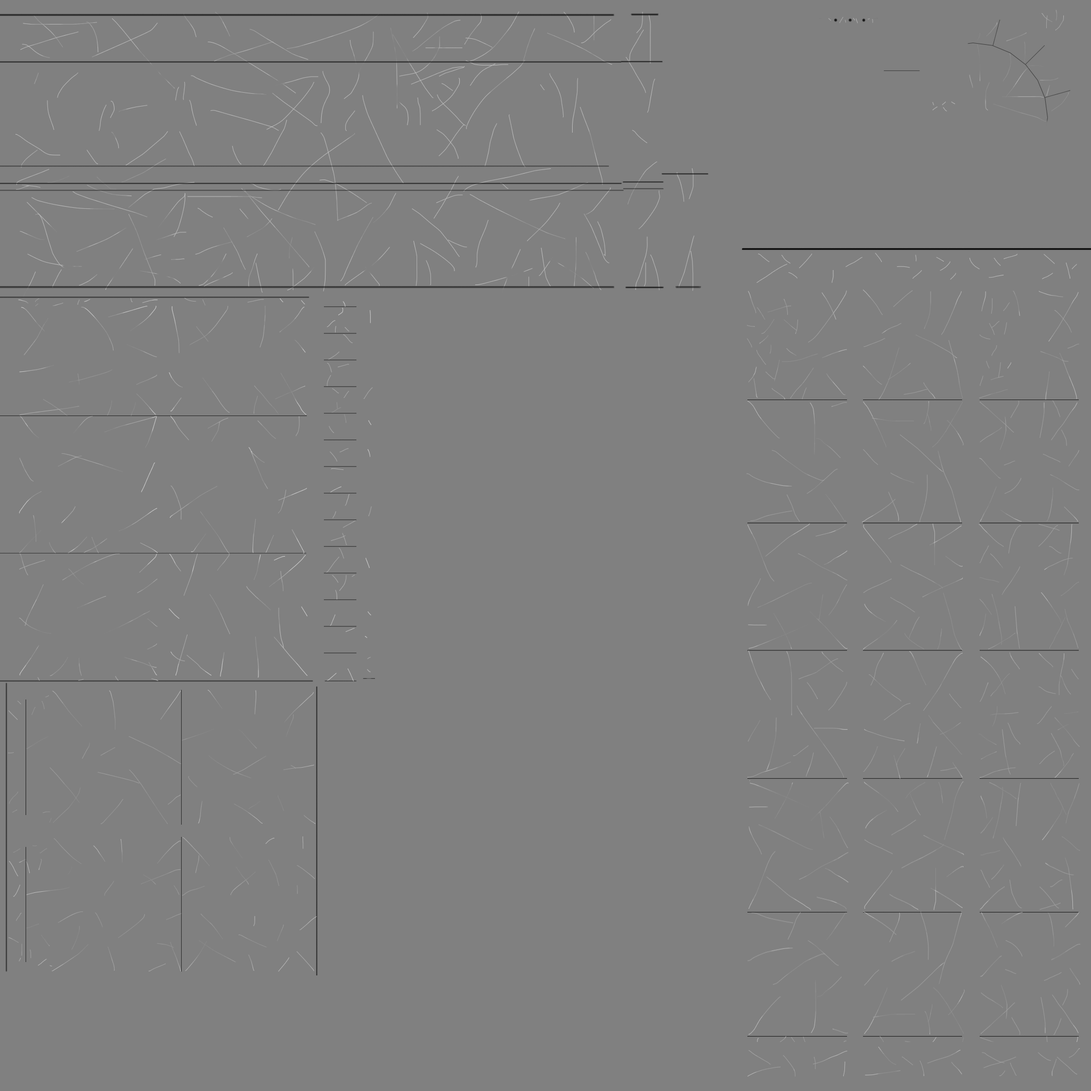
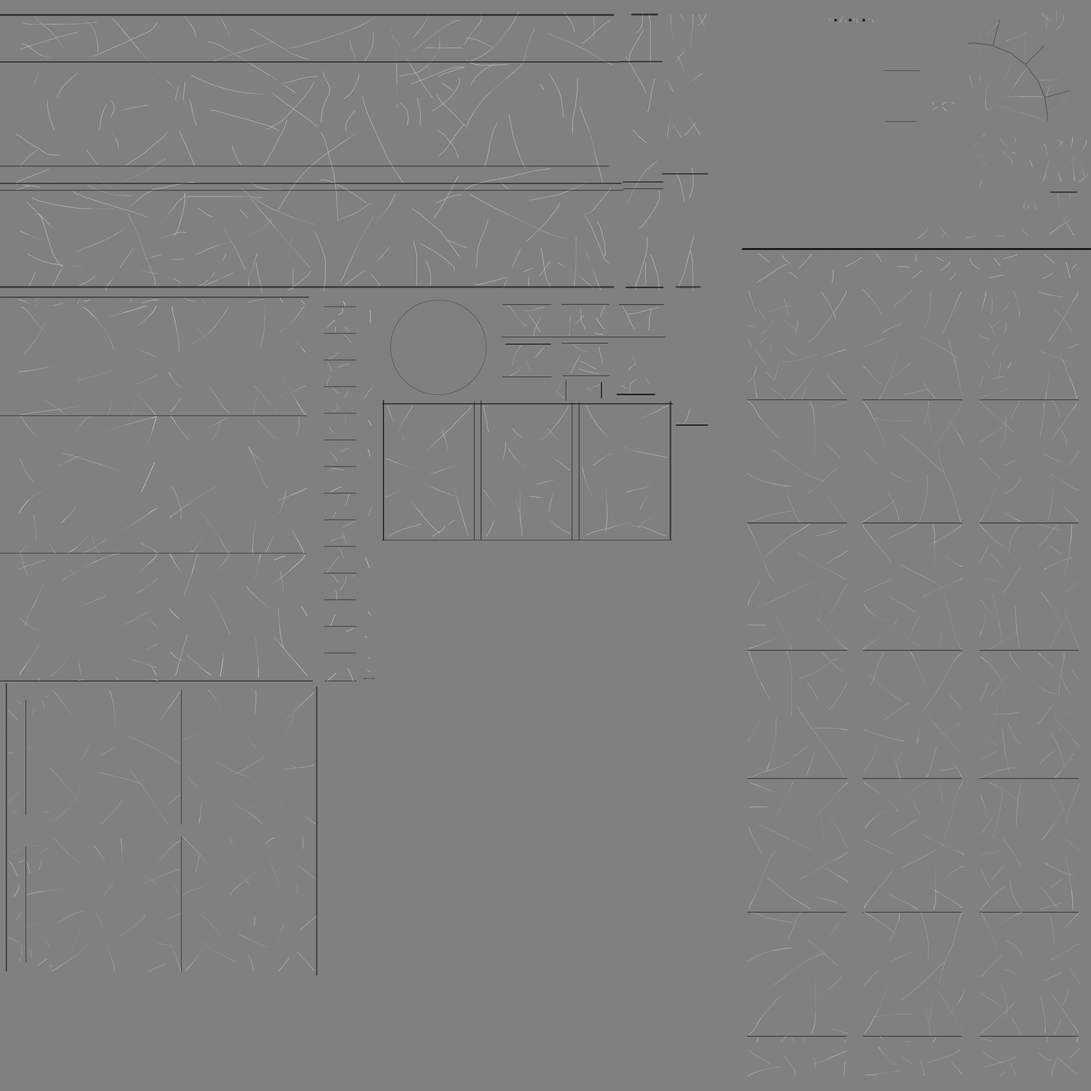
Layers edited between the first and the second 1091x1091 image:
added layer "Ellipse 4" (90%) above "Lines" over 390, 300, 487, 395
added layer "Lines" (1st of 2) (90%) above "Lines" over 501, 120, 1079, 378
added layer "Lines" (2nd of 2) (90%) above "Scratches_Interstage" over 381, 379, 709, 541
added layer "Scratches_Interstage" (overlay, 50%) above "Scratches_Shroud" over 507, 13, 1090, 377
added layer "Scratches_Shroud" (overlay, 50%) above "Layer 3" over 385, 356, 691, 538
